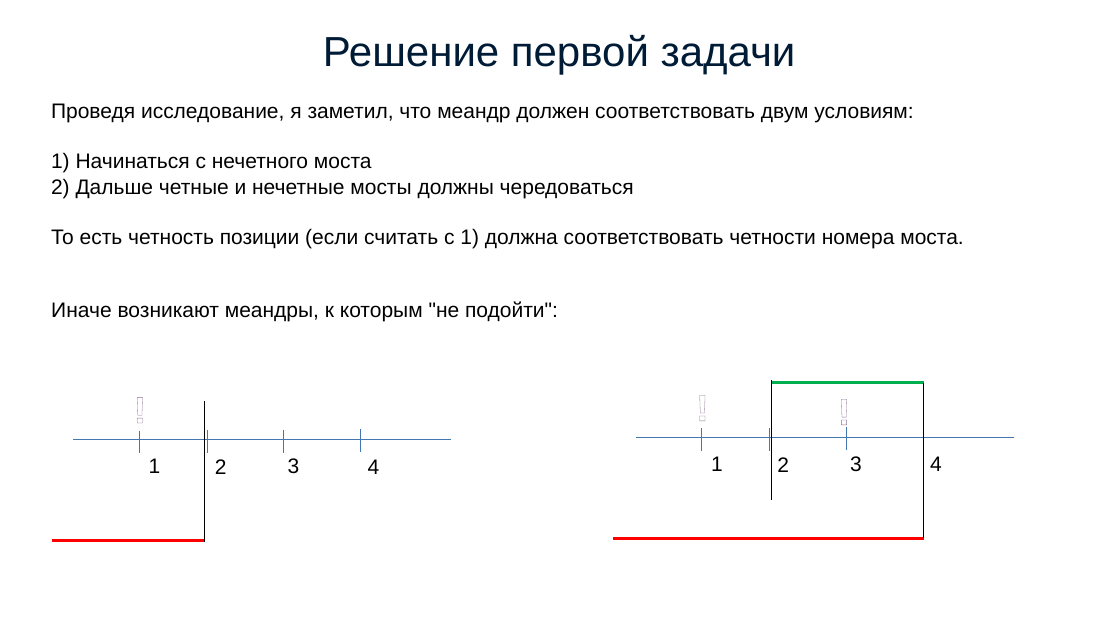
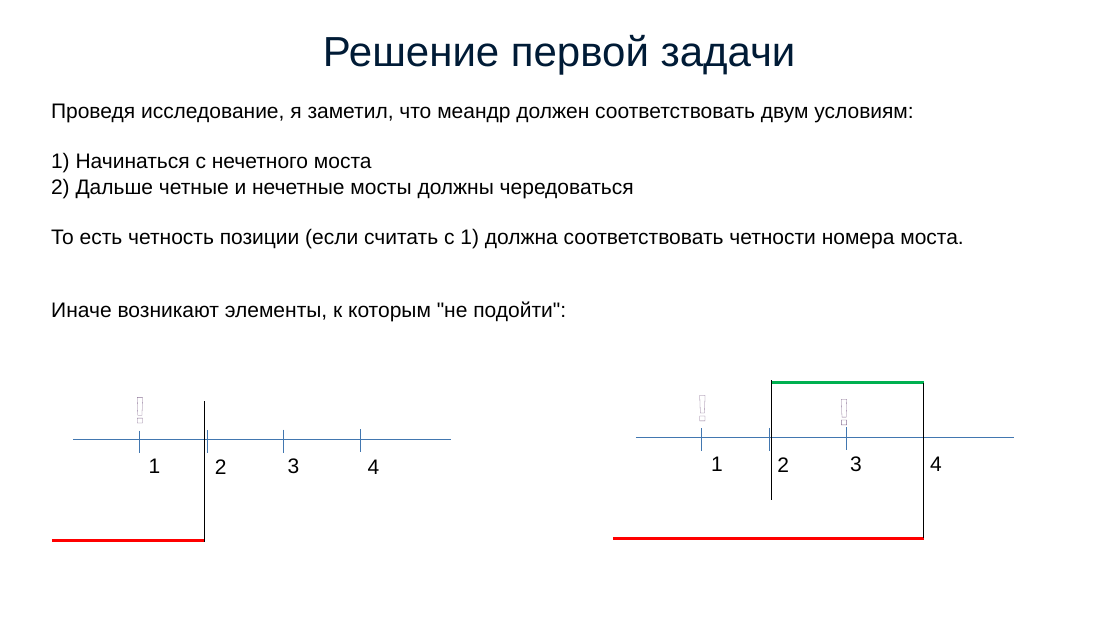
Before and after one commit to simonvar/Meanders, a slide deck: slide 4 of documents/presentation.pptx. Drawn at 1120x630 pixels with LibreOffice and Linux fonts; fonts in the diff are those of the drawing. Boxes give left, top, right and bottom in pixels: in the first picture for what was removed or moved away, otherwise in the second. Text is boxed around its words. In the diff, an @@ line names an element or a change of style, - is before the commit and + after.

Commit message:
change presentation

```diff
--- a/documents/presentation.pptx
+++ b/documents/presentation.pptx
@@ text at <box>51,301,566,322</box>: text changed @@
-Иначе возникают меандры, к которым "не подойти":
+Иначе возникают элементы, к которым "не подойти":
```
Also in this commit, not shown: 1 other file.
